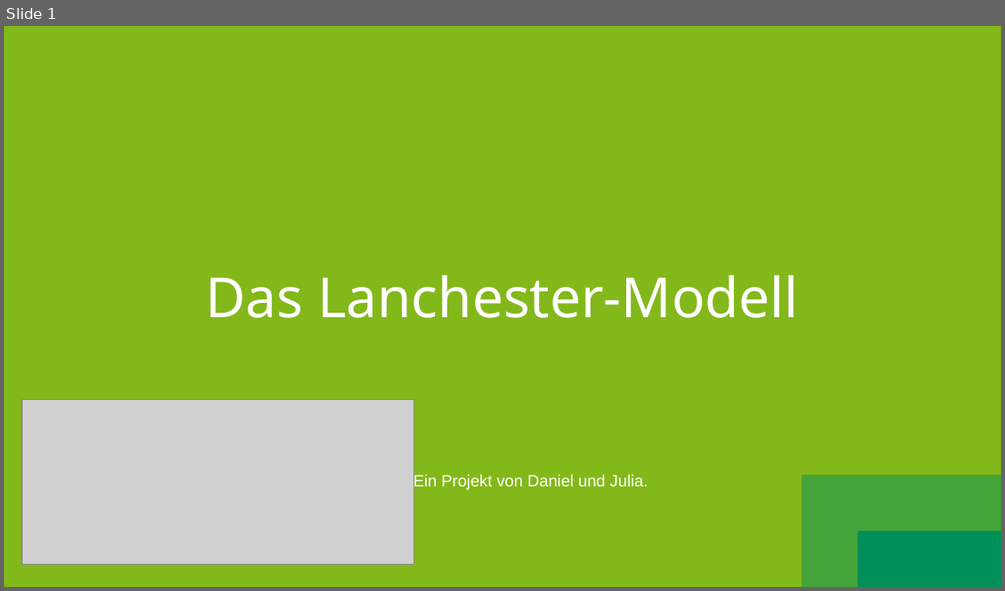
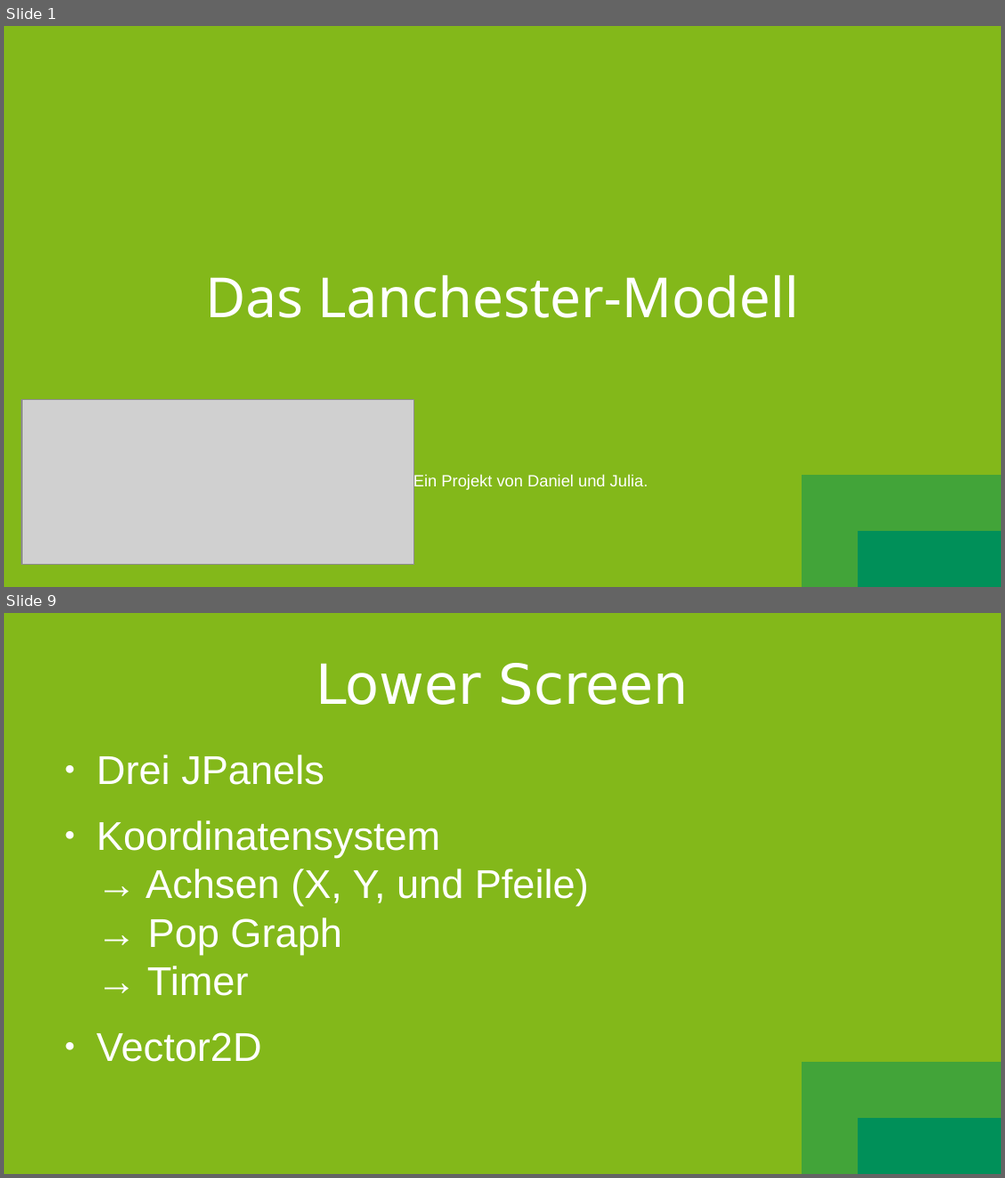
Before and after one commit to SootDan/LanchesterModell, a slide deck: Prasentation.odp. Shown one above the other, each under a label of ours: slide 1 before the commit, slides 1 and 9 after it; the slides between them are not shown. The pictures are 1005x591 and 1005x1178 pixels, drawn with LibreOffice and Linux fonts; fonts in the diff are those of the drawing; grey boxes stand for pictures. Boxes give left, top, right and bottom in pixels: in the first picture for what was removed or moved away, otherwise in the second. Text is boxed around its words. In the diff, an @@ line names an element or a change of style, - is before the commit and + after.

```diff
--- a/Prasentation.odp
+++ b/Prasentation.odp
@@ slide 9 added at <box>4,613,1001,1174</box>, background gradient #009059 to #42A439 to #83B81A @@
@@ title added at <box>316,663,688,705</box>, 44 pt, text #FFFFFF @@
+Lower Screen
@@ text added at <box>97,755,589,1062</box>, 32 pt, text #FFFFFF @@
+● Drei JPanels
+● Koordinatensystem
+  → Achsen (X, Y, und Pfeile)
+  → Pop Graph
+  → Timer
+● Vector2D
```
Also in this commit, not shown: 7 slides changed, 1 slide removed, 2 other files.
